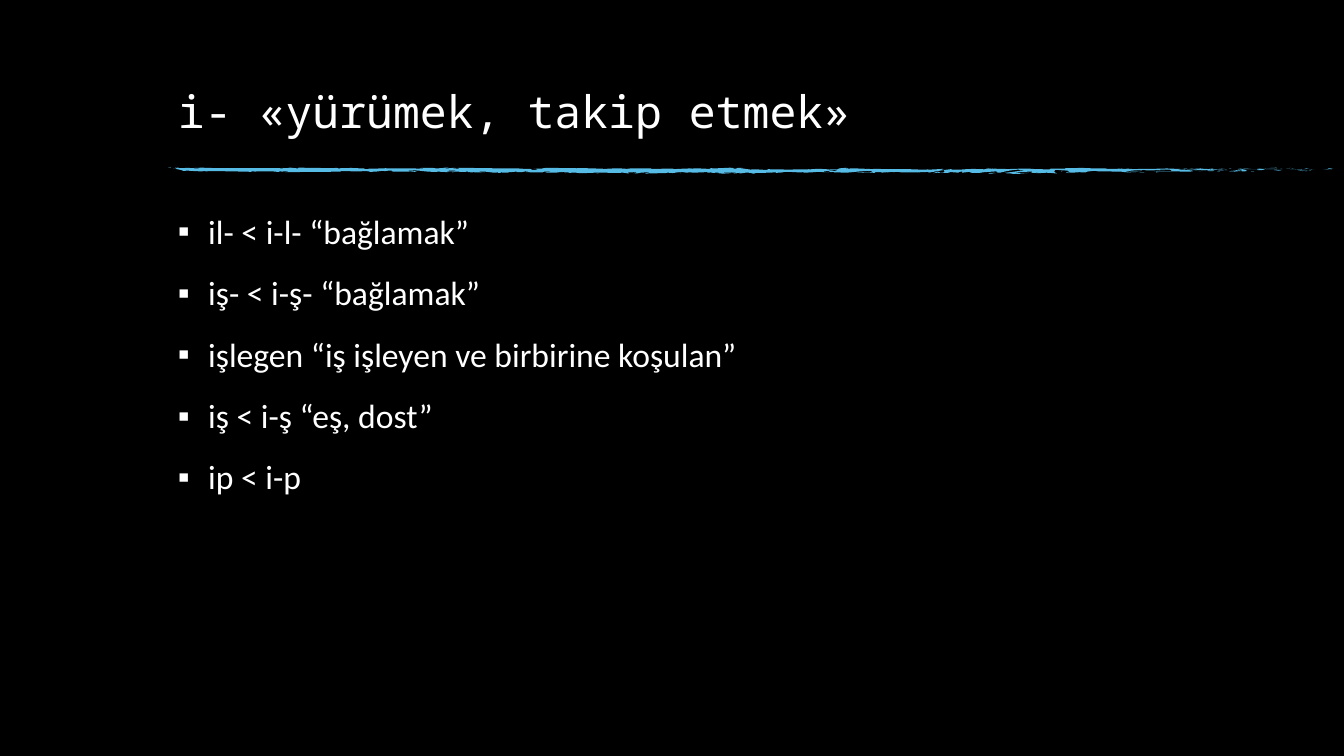
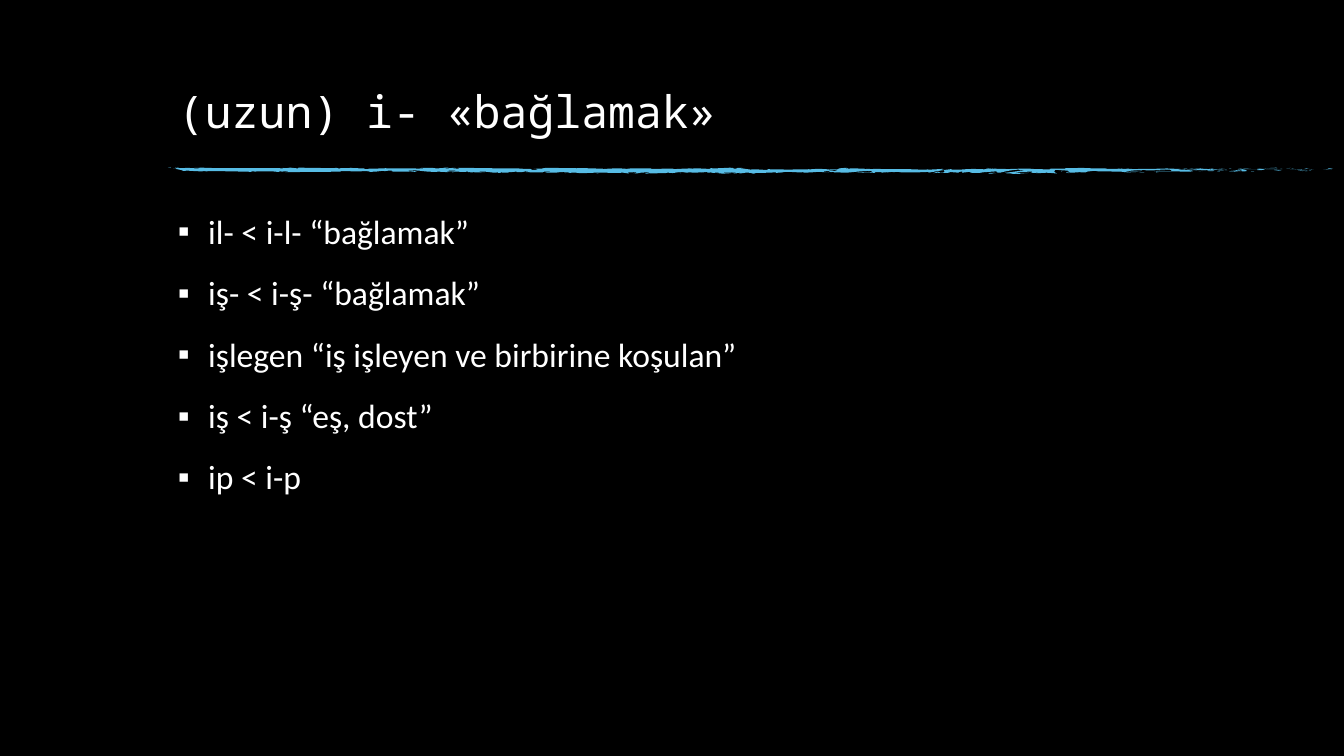
Before and after one commit to sbuyanik/Y, a slide deck: slide 13 of Z/Karahan Türkçesinde Tek Ünlüden Oluşan Fiiller.pptx. Drawn at 1344x756 pixels with LibreOffice and Linux fonts; fonts in the diff are those of the drawing; background and template pictures are left out. Boxes give left, top, right and bottom in pixels: in the first picture for what was removed or moved away, otherwise in the second. Text is boxed around its words. In the diff, an @@ line names an element or a change of style, - is before the commit and + after.

```diff
--- a/Z/Karahan Türkçesinde Tek Ünlüden Oluşan Fiiller.pptx
+++ b/Z/Karahan Türkçesinde Tek Ünlüden Oluşan Fiiller.pptx
@@ title at <box>178,94,716,139</box>: text changed @@
-i- «yürümek, takip etmek»
+(uzun) i- «bağlamak»
```
Also in this commit, not shown: 2 other slides changed, 7 other files.
